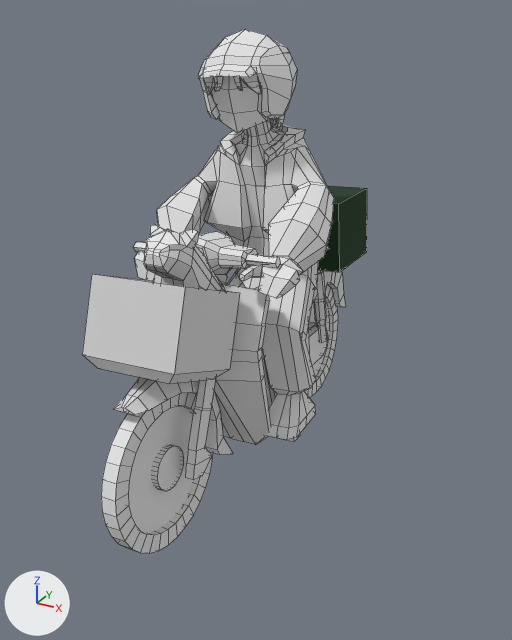
One commit to the FBX model Assets/_Project/Features/Character/Art/Character.fbx: the scene before it, then after it.
Both versions are drawn from a 50 mm lens placed at (2.18, -3.71, 2.52), pointed at (0.38, -0.43, 0.88). The axes (+X, +Y, +Z) are drawn at lower left. The lights are the same throughout. Both versions are drawn at frame 31 of the action 'Riding'; the numbers are the values there. Mesh edges are drawn as thin lines. Vertices at the same position are counted once.
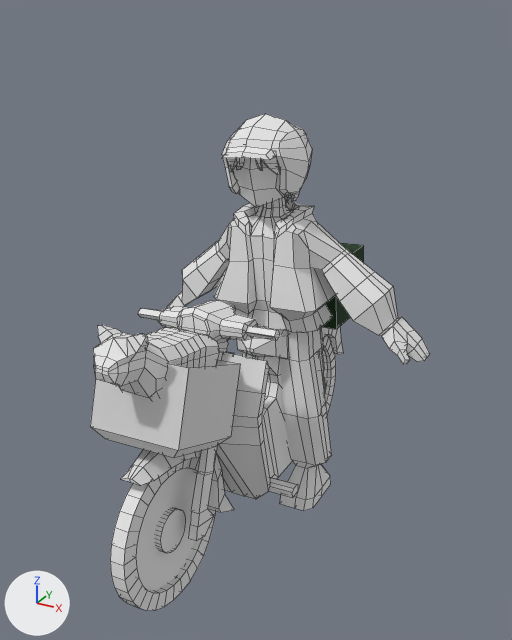
The change, as a diff of the scene's bpy script:
```diff
--- a/Assets/_Project/Features/Character/Art/Character.fbx.py
+++ b/Assets/_Project/Features/Character/Art/Character.fbx.py
@@ me_cube @@
 # used by ob_cube_003; location = (0.288, -1.305, 1.346); rotation_euler = (1.326, -0.0263, -0.00256), in degrees (76, -1.5, -0.1); scale = (0.00209, 0.00209, 0.00209)
-me_cube.from_pydata(...)  # 354 vertices, 343 faces; spans x -113.0..94.0, y -190.0..137.0, z -307.0..-20.0
+me_cube.from_pydata(...)  # 354 vertices, 343 faces; spans x -91.0..91.0, y -143.0..101.0, z -329.0..167.0
+# me_cube part 1: 354 of 354 vertices moved; they spanned x -113.0..94.0, y -190.0..137.0, z -307.0..-20.0 and now span x -91.0..91.0, y -143.0..101.0, z -329.0..167.0; mean shift (2.0, 59.0, 90.0); largest move (-49.0, -88.0, -291.0) -> (-49.0, 66.0, -117.0)
 me_cube.materials.append(mat_cat)
@@ me_cube_027 @@
 # used by ob_cube_014; location = (0.282, -0.014, 2.042); rotation_euler = (1.566, -0.0629, 0.000124), in degrees (90, -3.6, 0); scale = (0.000792, 0.000792, 0.000792)
-me_cube_027.from_pydata(...)  # 824 vertices, 790 faces; spans x -689.0..639.0, y -2249.0..481.0, z -224.0..1100.0
+me_cube_027.from_pydata(...)  # 824 vertices, 790 faces; spans x -1174.0..1174.0, y -2609.0..417.0, z -261.0..473.0
+# me_cube_027 part 2: the loose piece of 36 vertices spanning x 22.0..181.0, y 92.0..263.0, z 538.0..634.0 is turned -2.5 degrees about the x axis through its middle, then moved by (22.0, -53.0, -226.0)
+# me_cube_027 part 3: the loose piece of 36 vertices spanning x -225.0..-67.0, y 92.0..263.0, z 538.0..634.0 is turned -2.5 degrees about the x axis through its middle, then moved by (22.0, -53.0, -226.0)
+# me_cube_027 part 4: the loose piece of 99 vertices spanning x -348.0..303.0, y -92.0..481.0, z 6.0..701.0 is turned -2.5 degrees about the x axis through its middle, then moved by (22.0, -63.0, -227.0)
+# me_cube_027 part 5: the loose piece of 26 vertices spanning x -319.0..275.0, y -153.0..429.0, z 18.0..601.0 is turned -2.5 degrees about the x axis through its middle, then moved by (22.0, -65.0, -224.0)
+# me_cube_027 part 6: 613 of 824 vertices moved; they spanned x -689.0..639.0, y -2249.0..1.0, z -224.0..1100.0 and now span x -1174.0..1174.0, y -2609.0..-69.0, z -261.0..446.0; mean shift (14.0, -166.0, -341.0); largest move (520.0, -1043.0, 1100.0) -> (1174.0, -1320.0, -95.0)
 me_cube_027.materials.append(mat_character)
@@ ob_cube_003 @@
 ob_cube_003 = bpy.data.objects.new('Cube.003', me_cube)
-ob_cube_003.location = (0.288, -1.305, 1.346)
+ob_cube_003.location = (0.288, -1.305, 0.957)
 ob_cube_003.rotation_euler = (1.326, -0.0263, -0.00256)  # degrees (76, -1.5, -0.1)
@@ ob_cube_014 @@
 ob_cube_014 = bpy.data.objects.new('Cube.014', me_cube_027)
-ob_cube_014.location = (0.282, -0.014, 2.042)
+ob_cube_014.location = (0.282, -0.014, 1.652)
 ob_cube_014.rotation_euler = (1.566, -0.0629, 0.000124)  # degrees (90, -3.6, 0)
@@ ob_cube_006 @@
 ob_cube_006 = bpy.data.objects.new('Cube.006', me_cube_006)
-ob_cube_006.location = (0.27, -0.773, 1.344)
+ob_cube_006.location = (0.27, -0.773, 0.955)
 ob_cube_006.rotation_euler = (1.634, -0.00437, -1.571)  # degrees (94, -0.3, -90)
```

Changed parts and their boxes (x1, y1, x2, y2) in the pictures (512 x 640 px; the box of a moved part takes in the faces that stretch with it):
'Cube.006', moved: before (82, 186, 367, 553); after (90, 243, 364, 611)
'Cube.014', reshaped, moved (36% wider): before (134, 29, 334, 440); after (158, 114, 430, 511)
'Cube.003', reshaped, moved: before (144, 224, 225, 290); after (93, 325, 220, 399)
part 2 of me_cube_027, moved or reshaped: before (234, 74, 261, 94); after (255, 156, 280, 174)
part 3 of me_cube_027, moved or reshaped: before (203, 76, 223, 95); after (227, 158, 244, 172)
part 4 of me_cube_027, moved or reshaped: before (198, 29, 297, 120); after (222, 114, 312, 196)
part 5 of me_cube_027, moved or reshaped: before (210, 76, 270, 133); after (232, 158, 286, 208)
part 6 of me_cube_027, moved or reshaped: before (134, 115, 334, 440); after (158, 192, 430, 511)
